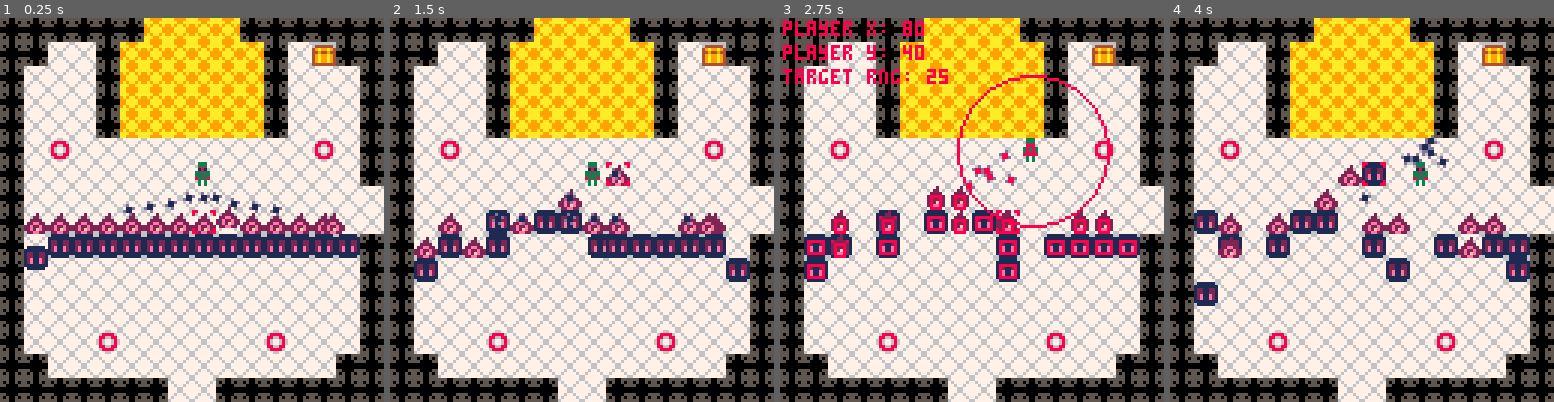
Above: before the commit, frames 1-4 (left to right).
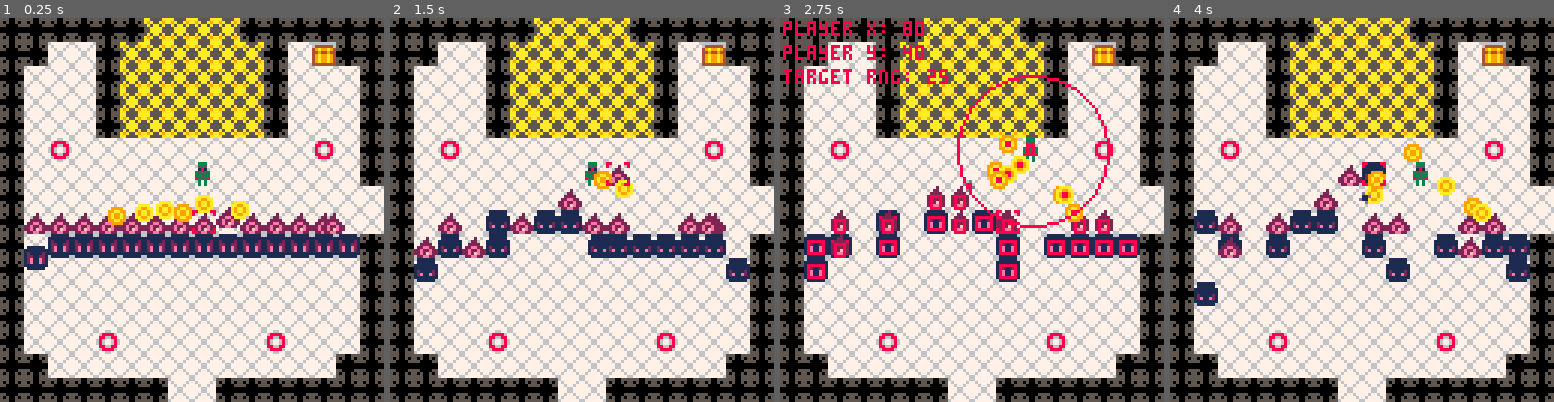
Above: after the commit, the same moments.

Repository: rledford/pico-door
Game: PICO-8 cartridge door.p8
Same seed, same stepped clock (60 frames per second), same inputs: the game is played once before the commit and once after it.
Inputs:
- Up to frame 1 (0.25 s): no input
- Up to frame 2 (1.5 s): tap X (X key) at 0.33, 1.07 s; tap O (Z key) at 0.7 s
- Up to frame 3 (2.75 s): hold Right 1.6-2.1 s; tap O (Z key) at 1.7, 2.1, 2.5 s; tap X (X key) at 1.85 s; hold Up 2.15-2.42 s; hold Right from 2.47 s (still down)
- Up to frame 4 (4 s): tap O (Z key) at 2.9, 3.3, 3.7 s; tap X (X key) at 2.97 s; release Right at 3.03 s; hold Left 3.08-3.58 s; hold Down 3.63-3.97 s

The runs differ from the first frame. In frame 1, 7.1% of the frame differs, in the area x 7-93%, y 0-62%; in frame 2, 7.1%; in frame 3, 6.5%; in frame 4, 7.6%, in the area x 6-94%, y 0-73%.

Commit message:
Add and use make_animation and make_projectile. Add/update sprites.

Diff:
--- a/door.p8
+++ b/door.p8
@@ -9,14 +9,14 @@
 -- [x] enemies shoot projectile at player
 -- [x] player take damage from enemy projectiles
 -- [x] projectiles colliding with walls should destroy the projectile
--- [] create reusable animation controller
--- [] create projectile templates
--- [] use make_projectile with templates
+-- [x] create reusable animation controller
+-- [x] use make_projectile
 -- [] implement spawning enemies from room definitions via spawn points
 -- [] persist which doors have been destroyed
 -- [] make destroyed doors not respawn when reentering room
 -- [] despawn enemies when switching rooms
 -- [] animate enemy spawning in (flashing vertial white lines)
+-- [] add particle effects when destroying objects
 
 -- constants --
 ---------------
@@ -111,16 +111,15 @@
 
 player_type = {
 	init=function(this)
-		this.tile = 32
 		this.fire_rate = 10
 		this.fire_timer = 0
 		this.hitbox={x=2,y=2,w=3,h=4}
 		this.target=nil
 		this.auto_target_radius = 40
-		this.spr = this.tile
 		this.face = {x=1,y=0}
 		this.hp = 10000
 		this.group = PLAYER_GROUP
+		this.anim = make_animation({32})
 	end,
 	update=function(this)
 		local dx = 0
@@ -154,13 +153,14 @@
 		if btn(k_shoot) and this.fire_timer <= 0 then
 			sfx(0)
 			this.fire_timer = this.fire_rate
-			local proj = init_object(projectile_type, this.x, this.y)
+			local dir
+			if this.target ~= nil then
+				dir = get_direction({x=this.x, y=this.y}, {x=this.target.x, y=this.target.y})
+			else
+				dir = get_direction({x=this.x, y=this.y}, {x=this.x+this.face.x, y=this.y+this.face.y})
+			end
+			local proj = make_projectile(this.x, this.y, make_animation({30,31}, 8), 1, 1.25, dir)
 			add(proj.collision_groups, ENEMY_GROUP)
-			if this.target ~= nil then
-				proj.direction = get_direction({x=this.x, y=this.y}, {x=this.target.x, y=this.target.y})
-			else
-				proj.direction = get_direction({x=this.x, y=this.y}, {x=this.x+this.face.x, y=this.y+this.face.y})
-			end
 		end
 		this.fire_timer = clamp(this.fire_timer - 1, 0, this.fire_rate)
 	end
@@ -171,13 +171,9 @@
 
 projectile_type = {
 	init=function(this)
-		this.tile = 30
 		this.targetable = false
 		this.target = nil -- could implement homing
 		this.hitbox = {x=3,y=3,w=2,h=2}
-		this.spr = this.tile
-		this.anim_frame = 1
-		this.anim_rate = 8
 		this.threat = -1
 		this.spd = 1.25
 		this.direction = {x=0, y=0}
@@ -186,12 +182,7 @@
 		this.damage = 1
 	end,
 	update=function(this)
-		this.anim_frame += 1
 		this.lifetime -= 1
-		if this.anim_frame > this.anim_rate then
-			this.anim_frame = 1
-			this.spr = this.spr == 30 and 31 or 30
-		end
 		this.x += this.direction.x * this.spd
 		this.y += this.direction.y * this.spd
 		if this.lifetime <= 0 or is_move_to_next_room(this.x, this.y) then
@@ -209,17 +200,17 @@
 		if not this.can_move_to((this.x + TILE_HALF_SIZE)/TILE_SIZE, (this.y + TILE_HALF_SIZE)/TILE_SIZE) then
 			destroy_object(this)
 		end
+		this.anim.update()
 	end
 }
 
--- projectile templates --
---------------------------
-saw_projectile = {}
-orb_projectile = {}
-
-
-function make_projectile(config)
-
+function make_projectile(x, y, anim, damage, spd, direction)
+	local proj = init_object(projectile_type, x, y)
+	proj.anim = anim
+	proj.damage = damage
+	proj.spd = spd
+	proj.direction = direction
+	return proj
 end
 
 -- eye --
@@ -227,51 +218,42 @@
 
 eye_type = {
 	init=function(this)
-		this.tile = 48
 		this.fire_rate=90
 		this.fire_timer=0
 		this.hitbox={x=2,y=3,w=4,h=5}
 		this.target=nil
 		this.auto_target_radius=40
-		this.spr = this.tile
-		this.anim_frame = 1
-		this.anim_rate = 16
 		this.threat = 1
 		this.group = ENEMY_GROUP
 		this.hp = 3
 		this.move_rate=30
 		this.move_timer=0
+		this.anim = make_animation({48,49}, 16)
 	end,
 	update=function(this)
-		this.anim_frame += 1
 		this.fire_timer = clamp(this.fire_timer - 1, 0, this.fire_rate)
 		this.move_timer = clamp(this.move_timer - 1, 0, this.move_rate)
-		if this.anim_frame > this.anim_rate then
-			this.anim_frame = 1
-			this.spr = this.spr == 49 and 48 or 49
-		end
 		if this.move_timer <= 0  and ceil(rnd(100)) == 100 then
 			this.move_timer = this.move_rate
 			add_random_move(this)
 		end
 		this.find_target(PLAYER_GROUP)
-		if this.target ~= nil and this.fire_timer <= 0 and ceil(rnd(100) >= 50) then
+		if this.target ~= nil and this.fire_timer <= 0 and ceil(rnd(100)) > 95 then
 			this.fire_timer = this.fire_rate
-			local proj = init_object(projectile_type, this.x, this.y)
+			local dir = get_direction({x=this.x, y=this.y}, {x=this.target.x, y=this.target.y})
+			local proj = make_projectile(this.x, this.y, make_animation({46,47}, 8), 1, 0.5, dir)
 			add(proj.collision_groups, PLAYER_GROUP)
-			proj.direction = get_direction({x=this.x, y=this.y}, {x=this.target.x, y=this.target.y})
-			proj.spd = 0.5
-		end
+		end
+		this.anim.update()
 	end
 }
 
 bug_type = {
 	init=function(this)
-		this.tile = 50
 		this.hitbox={x=1,y=2,w=6,h=5}
 		this.target=nil
 		this.auto_target_radius=40
-		this.spr = this.tile
+		this.anim = make_animation({50,51}, 25)
 		this.threat = 1
 		this.group = ENEMY_GROUP
 		this.hp = 6
@@ -284,15 +266,15 @@
 			this.move_timer = this.move_rate
 			add_random_move(this)
 		end
+		this.anim.update()
 	end
 }
 
 door_type = {
 	init=function(this)
-		this.tile = 3
-		this.spr = this.tile
 		this.group = ENEMY_GROUP
 		this.hp = 10
+		this.anim = make_animation({3})
 	end,
 	take_damage=function(this, amount)
 		this.hp -= amount
@@ -316,7 +298,6 @@
 	obj.type = type
 	obj.collidable = true
 	obj.targetable = true
-	obj.spr = type.tile
 	obj.flip = {x=false,y=false}
 	obj.x = x
 	obj.y = y
@@ -327,6 +308,7 @@
 	obj.group = NO_GROUP
 	obj.hp = 1
 	obj.msg = "none"
+	obj.anim = nil
 
 	obj.collide=function(groups)
 		local other
@@ -449,13 +431,51 @@
 	-- least manhattan > 0
 end
 
+-- animation --
+---------------
+
+function make_animation(frames, frame_time)
+	local anim = {
+		current_frame = 1,
+		frames = frames or {0},
+		frame_time = frame_time or 0,
+		frame_timer = frame_time or 0
+	}
+
+	anim.set_frames = function(frames)
+		anim.frames = frames
+	end
+
+	anim.set_frametime = function(v)
+		anim.frame_time = v
+		anim.frame_timer = v
+	end
+
+	anim.update = function()
+		anim.frame_timer -= 1
+		if anim.frame_timer <= 0 then
+			anim.current_frame += 1
+			anim.frame_timer = anim.frame_time
+		end
+		if anim.current_frame > count(anim.frames) then
+			anim.current_frame = 1
+		end
+	end
+
+	anim.draw = function(x, y)
+		spr(anim.frames[anim.current_frame], x, y)
+	end
+
+	return anim
+end
+
 -- drawing --
 -------------
 function draw_object(obj)
 	if obj.type.draw ~= nil then
 		obj.type.draw(obj)
-	elseif obj.spr > 0 then
-		spr(obj.spr, obj.x, obj.y)
+	elseif obj.anim ~= nil then
+		obj.anim.draw(obj.x, obj.y)
 	end
 	if debug then
 		rect(obj.x+obj.hitbox.x,obj.y+obj.hitbox.y,obj.x+obj.hitbox.x+obj.hitbox.w-1,obj.y+obj.hitbox.y+obj.hitbox.h-1,8)
Not shown, changed: 22 lines of the sprite sheet (__gfx__) section of door.p8
